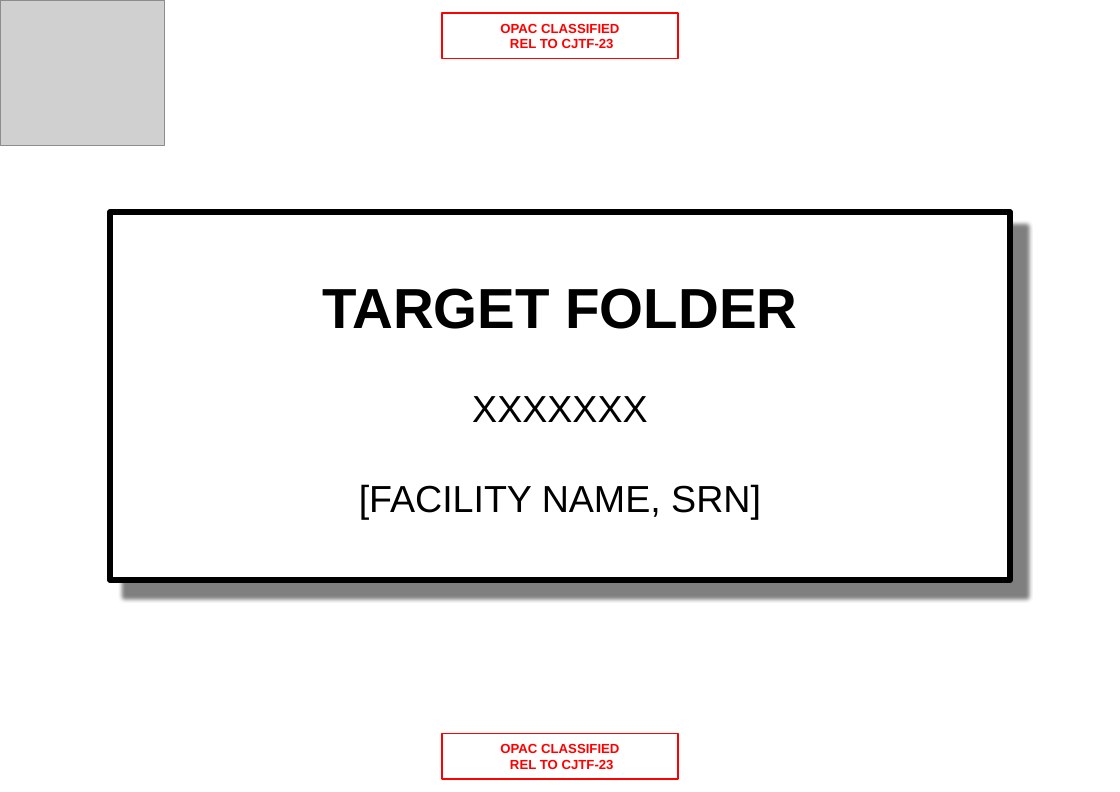
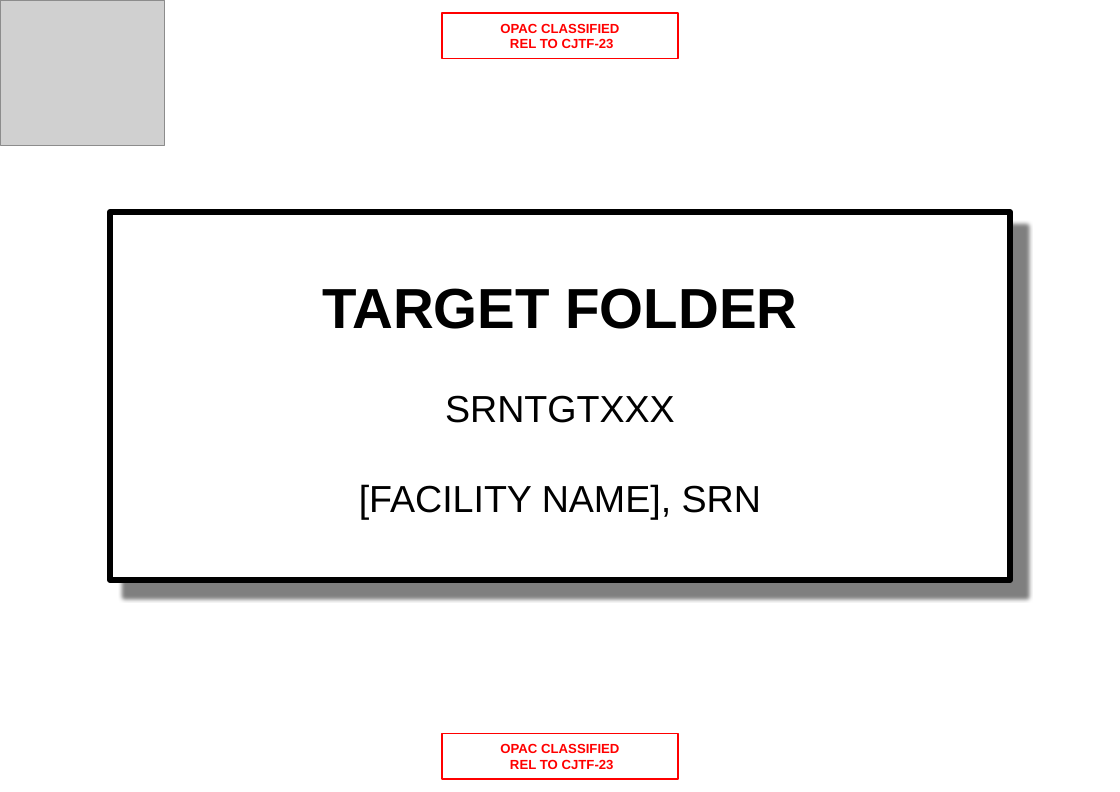
Before and after one commit to 132nd-vWing/OPAT-background, a slide deck: slide 1 of INTEL/Target Folders/OPAC VIS Template - Target Folder.pptx. Drawn at 1120x792 pixels with LibreOffice and Linux fonts; fonts in the diff are those of the drawing; grey boxes stand for pictures. Boxes give left, top, right and bottom in pixels: in the first picture for what was removed or moved away, otherwise in the second. Text is boxed around its words. In the diff, an @@ line names an element or a change of style, - is before the commit and + after.

```diff
--- a/INTEL/Target Folders/OPAC VIS Template - Target Folder.pptx
+++ b/INTEL/Target Folders/OPAC VIS Template - Target Folder.pptx
@@ title at [359, 395, 761, 520]: text changed @@
-XXXXXXX
-[FACILITY NAME, SRN]
+SRNTGTXXX
+[FACILITY NAME], SRN
```
Also in this commit, not shown: 13 other slides changed.
